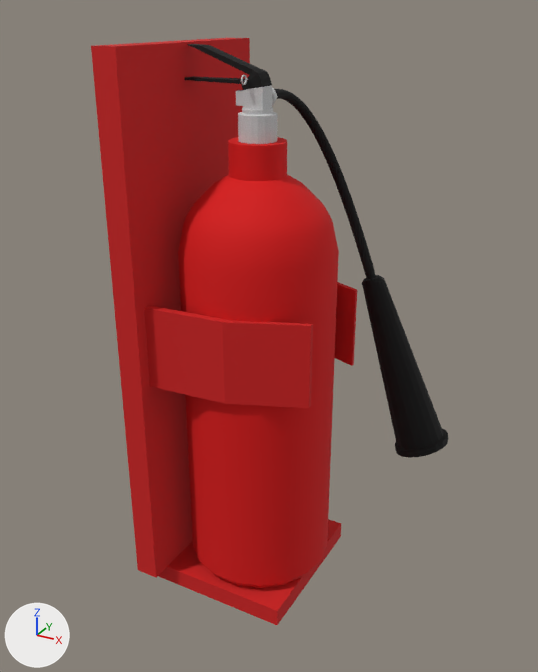
Two versions of the FBX model Assets/Models/firedistinguisher.FBX, one commit apart.
Before and after are seen from a 50 mm camera at (1.19, -2.09, 1.97) aimed at (0.01, 0.05, 0.9). Every picture has the same lights, and +X, +Y and +Z are marked at lower left. Where no turn or scale is listed for an object, it has been applied to the vertices.
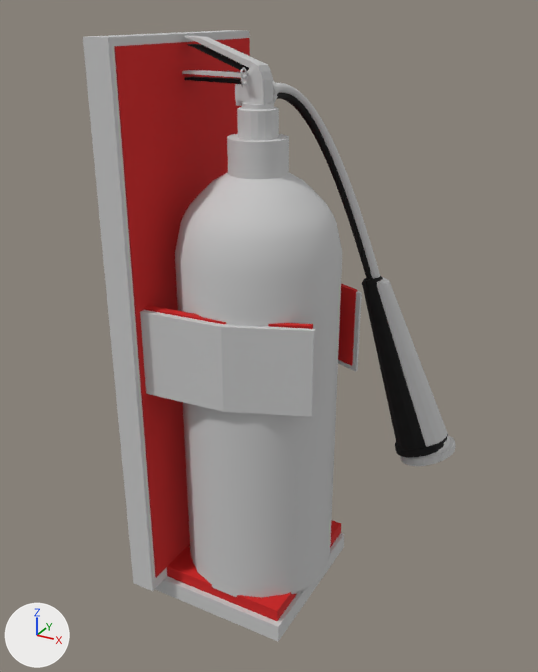
The newer file is also turned or shifted as a whole; pictures and numbers use the older file's frame.

What differs and where, as boxes [x1, y1, x2, y2] in the pictures (538 x 672 px):
'Box002', added
    after: [83, 30, 455, 641]
'Firedistingu', unchanged, covered by the edit
    before: [178, 137, 339, 588]
'Object001', unchanged, covered by the edit
    before: [236, 85, 278, 144]
    after: [236, 96, 278, 106]

The edits, one by one:
Material 'Invisible' (mat_invisible) is new.
Its base color is (0.588, 0.588, 0.588) (light grey #cacaca).
Its roughness is 0.859.
Mesh me_mesh_1 is new.
It has 2815 vertices, 5594 faces and spans x -0.05..0.92, y -0.38..0.59, z -0.07..1.95.
It uses material mat_invisible (light grey #cacaca).
Object 'Box002' (ob_box002) is new; it shows me_mesh_1.
Its location is (-0.308, 0.01, -0.048).
